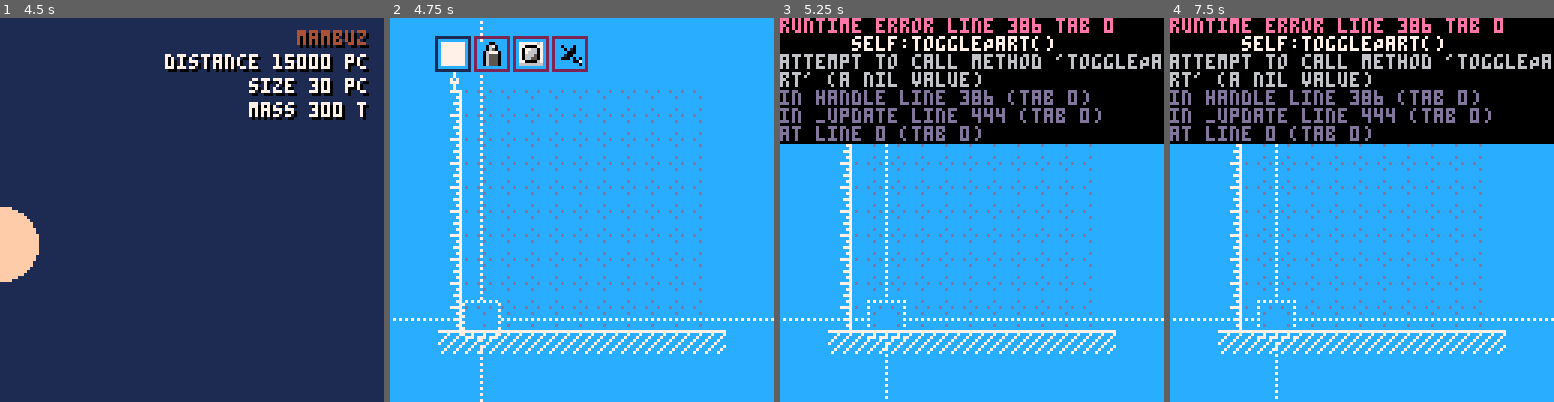
Above: before the commit, frames 1-4 (left to right).
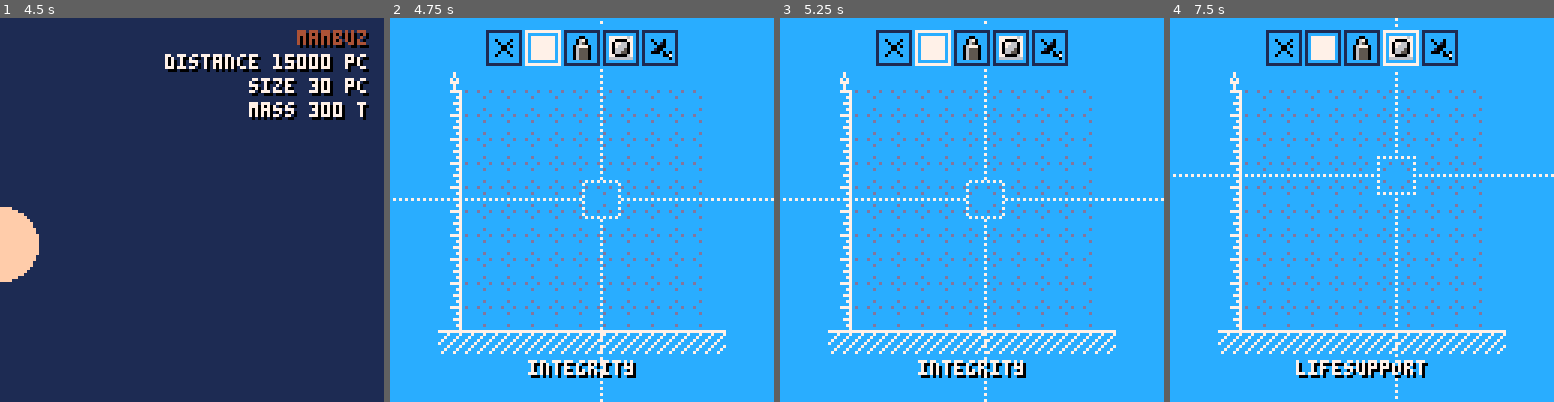
Above: after the commit, the same moments.

Repository: bigbozo/pico-rocket
Game: PICO-8 cartridge rocket.p8
Two runs of this game, one before a commit and one after it. Both use one fixed random seed, a clock stepped at 60 frames per second and the inputs below.
Inputs:
- Up to frame 1 (4.5 s): tap X (X key) at 0.33, 1.07, 1.85, 2.97, 4.08 s; tap O (Z key) at 0.7, 1.7, 2.1, 2.5, 2.9, 3.3, 3.7, 4.1 s; hold Right 1.6-2.1 s; hold Up 2.15-2.42 s; hold Right 2.47-3.03 s; hold Left 3.08-3.58 s; hold Down 3.63-3.97 s; hold Right from 4.02 s (still down)
- Up to frame 2 (4.75 s): tap O (Z key) at 4.5 s; release Right at 4.68 s; hold Up from 4.73 s (still down)
- Up to frame 3 (5.25 s): tap O (Z key) at 4.9 s; release Up at 5.03 s; hold Left from 5.08 s (still down); tap X (X key) at 5.2 s
- Up to frame 4 (7.5 s): tap O (Z key) every 0.4 s from 5.3 to 7.3 s; release Left at 5.68 s; hold Down 5.73-6.03 s; hold Right 6.08-6.58 s; tap X (X key) at 6.32, 7.43 s; hold Right 6.63-7.13 s; hold Up 7.18-7.45 s

Frame 1 is identical in both runs. In frame 2, 6.5% of the frame differs, in the area x 0-100%, y 0-100%; in frame 3, 34%; in frame 4, 35%.
Error before the commit: runtime error line 386 tab 0; self:togglePart(); attempt to call method 'togglePart' (a nil value)

Commit message:
UI for Hangar scene continued
  - Partlist is shown
  - User can cycle through part list
  - User can navigate back to planet scene

Diff:
--- a/scenes/hangar.lua
+++ b/scenes/hangar.lua
@@ -1,6 +1,6 @@
 HangarScene = {
 
-  cursor = { x=0, y=0, dx=0, dy=0, transition = 1 },
+  cursor = { x=5, y=5, dx=0, dy=0, transition = 1 },
 
   rocket = {},
 
@@ -35,18 +35,20 @@
       self.cursor.transition = 0
     end
     if btnp(3) then
+      self.cursor.dy = -1
+      self.cursor.transition = 0
+    end
+    if btnp(2) then
       self.cursor.dy = 1
       self.cursor.transition = 0
     end
-    if btnp(2) then
-      self.cursor.dy = -1
-      self.cursor.transition = 0
+    if btnp(5) then
+      self:toggle_part()
     end
     if btnp(4) then
-      self:togglePart()
-    end
-    if btnp(5) then
-      change_scene(PlanetScene)
+      if (self.brush==0) then
+        change_scene(PlanetScene)
+      end
     end
   end,
 
@@ -56,7 +58,7 @@
     self.draw_grid(24,24)
     -- draw cursor
     local x = 28 + (self.cursor.x + self.cursor.transition * self.cursor.dx) * 8 -1
-    local y = 100 + (self.cursor.y + self.cursor.transition * self.cursor.dy) * 8
+    local y = 100 + (-self.cursor.y - self.cursor.transition * self.cursor.dy) * 8
     draw_cursor(x,y,6,7)
 
     -- draw controls
@@ -80,20 +82,34 @@
   end,
 
   draw_controls = function(self)
-    camera(-4,-4)
+    camera(-32,-4)
+    rectfill(-1,-1,#rocket_parts*13+12,12,12)
+
+    if self.brush==0 then
+      rect(0,0,11,11,7)
+      printc("back",110,7,64)
+    else
+      rect(0,0,11,11,1)
+    end
     palt(0, false)
-    local c=0
+    spr(52,2,2)
+
     for i,part in pairs(rocket_parts) do
       if self.brush == i then
 
-      rect(i*13-2,2,i*13+9,13,1)
+      rect(i*13,0,i*13+11,11,7)
+      printc(part.name,110,7,64)
       else
-      rect(i*13-2,2,i*13+9,13,2)
+      rect(i*13,0,i*13+11,11,1)
       end
 
-      spr(part.spr,i*13,4)
+      spr(part.spr,i*13+2,2)
     end
     camera()
+  end,
+
+  toggle_part = function(self)
+    self.brush = (self.brush + 1) % (#rocket_parts + 1)
   end
 
 
